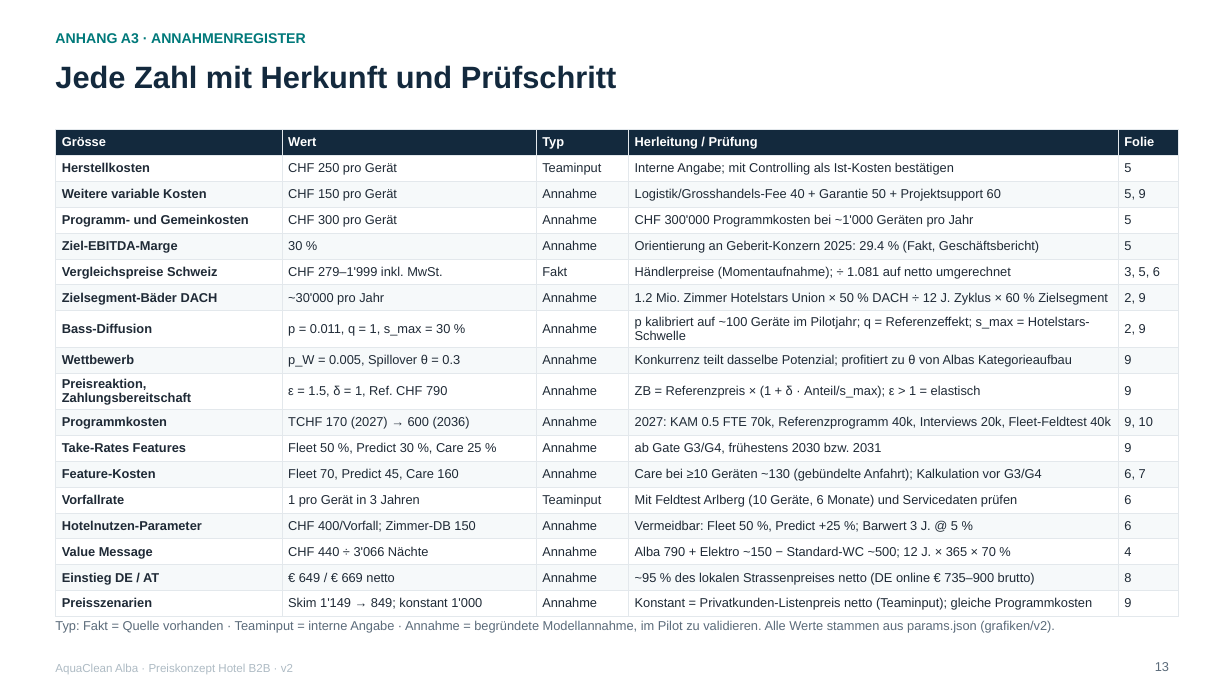
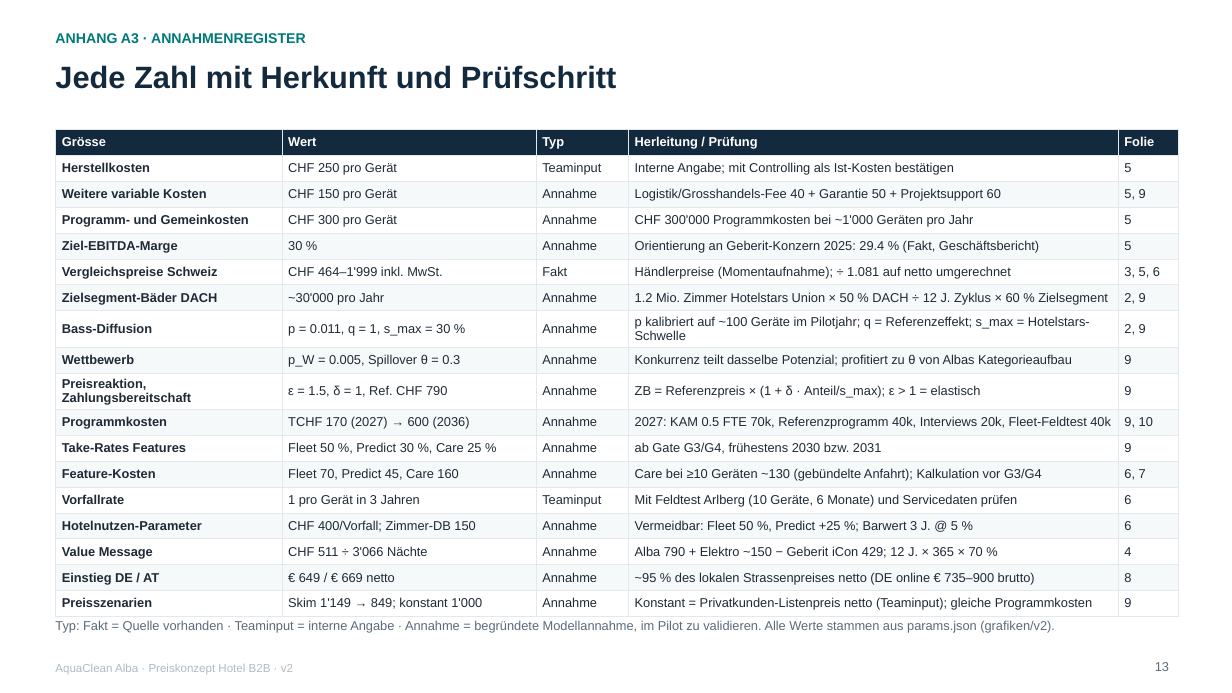
Before and after one commit to dhueppi/ZHAW_CAS_PRICING_01, a slide deck: slide 13 of leistungsnachweis_2/LN2_AquaClean_Alba_Hotel_Preiskonzept_2026_v2.pptx. Drawn at 1232x693 pixels with LibreOffice and Linux fonts; fonts in the diff are those of the drawing. Boxes give left, top, right and bottom in pixels: in the first picture for what was removed or moved away, otherwise in the second. Text is boxed around its words. In the diff, an @@ line names an element or a change of style, - is before the commit and + after.

Commit message:
Refactor pricing model and update parameters for AquaClean Alba Hotel project

```diff
--- a/leistungsnachweis_2/LN2_AquaClean_Alba_Hotel_Preiskonzept_2026_v2.pptx
+++ b/leistungsnachweis_2/LN2_AquaClean_Alba_Hotel_Preiskonzept_2026_v2.pptx
@@ table at [55, 129, 1178, 614] @@
-row 6, column 2: CHF 279–1'999 inkl. MwSt.
+row 6, column 2: CHF 464–1'999 inkl. MwSt.
-row 16, column 2: CHF 440 ÷ 3'066 Nächte
+row 16, column 2: CHF 511 ÷ 3'066 Nächte
-row 16, column 4: Alba 790 + Elektro ~150 − Standard-WC ~500; 12 J. × 365 × 70 %
+row 16, column 4: Alba 790 + Elektro ~150 − Geberit iCon 429; 12 J. × 365 × 70 %
```
Also in this commit, not shown: 5 other slides changed, 4 other files.
